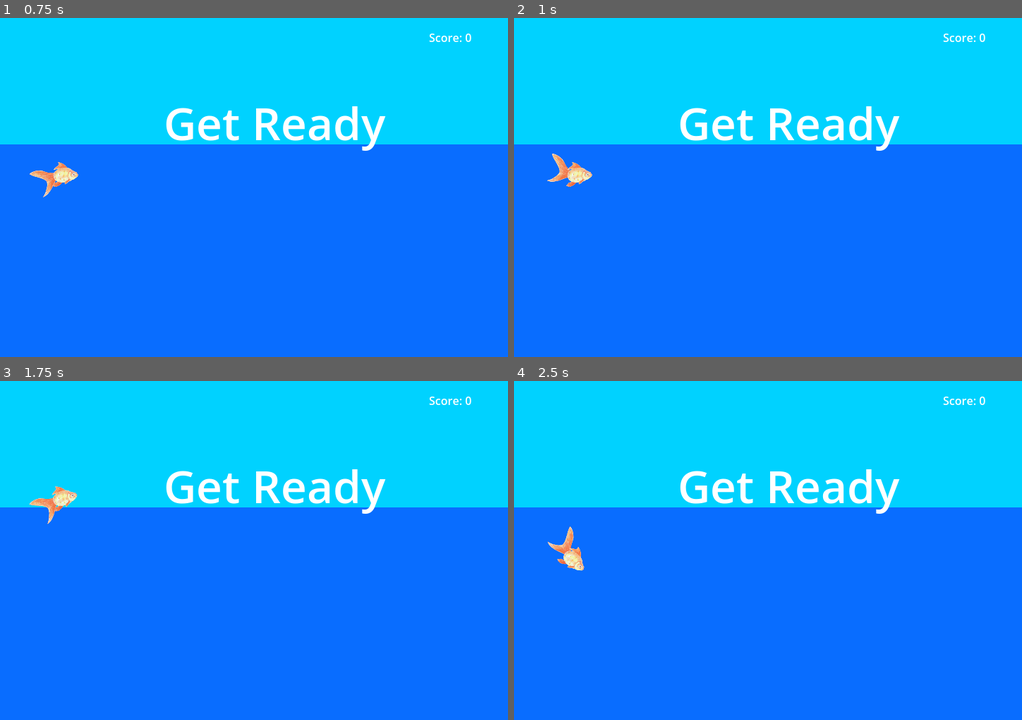
Above: before the commit, frames 1-4 (two rows, left to right).
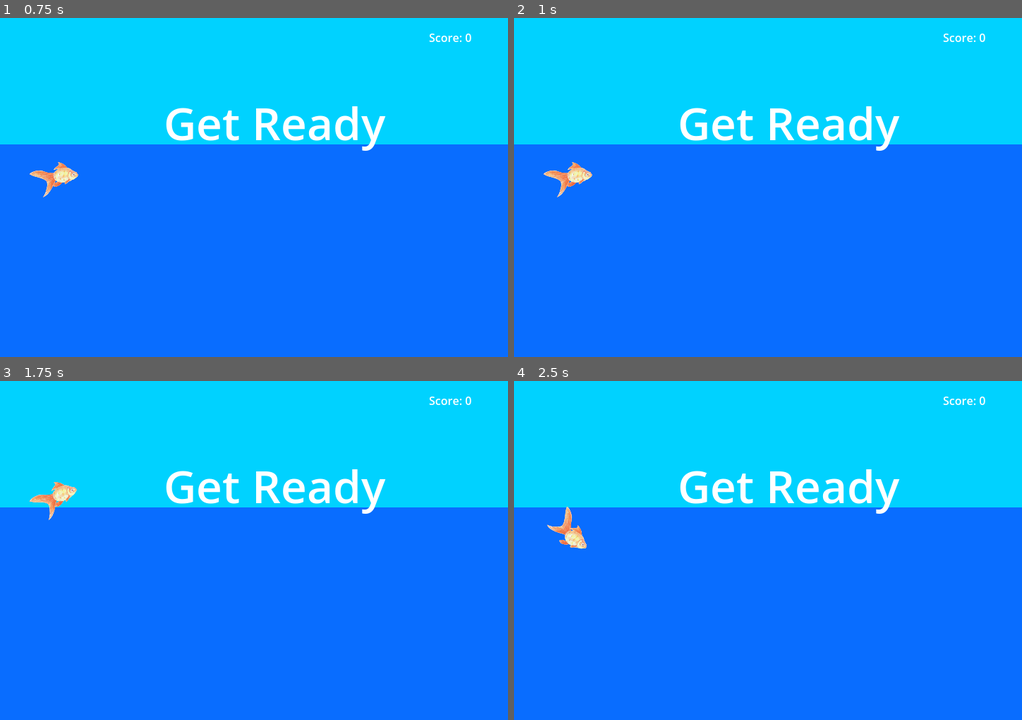
Above: after the commit, the same moments.

Repository: Aveli-games/splashy-fish
Game: Godot game, scene res://main.tscn
The game is run twice, just before and just after one commit, with the same random seed, the same clock (stepped at 60 frames per second) and the same inputs. Sound files missing from this copy of the repository are replaced by a short silence.
Inputs:
- Up to frame 1 (0.75 s): click "Start" at 0.5 s
- Up to frame 2 (1 s): no input
- Up to frame 3 (1.75 s): hold W (swim_up) from 1.28 s (still down)
- Up to frame 4 (2.5 s): release W (swim_up) at 2.03 s; hold S (swim_down) from 2.03 s (still down)

Frame 1 is identical in both runs. In frame 2, 0.2% of the frame differs, in the area x 5-12%, y 40-53%; in frame 3, 0.4%; in frame 4, 0.7%, in the area x 6-15%, y 36-57%.

Commit message:
Create CollisionPolygon2D for player character

Diff:
--- a/player.gd
+++ b/player.gd
@@ -75,13 +75,13 @@
 func _on_body_entered(body):
 	hide() # Disappear after being hit
 	hit.emit()
-	$CollisionShape2D.set_deferred("disabled", true)
+	$Hitbox.set_deferred("disabled", true)
 
 func start(pos):
 	position = pos
 	speed = 0
 	show()
-	$CollisionShape2D.disabled = false
+	$Hitbox.disabled = false
 
 func _on_area_entered(area):
 	if (area.name == 'Air'):
--- a/player.tscn
+++ b/player.tscn
@@ -41,10 +41,6 @@
 "speed": 3.0
 }]
 
-[sub_resource type="CapsuleShape2D" id="CapsuleShape2D_kfeb8"]
-radius = 24.0
-height = 62.6667
-
 [node name="Player" type="Area2D"]
 position = Vector2(66, 60)
 scale = Vector2(0.75, 0.75)
@@ -53,12 +49,12 @@
 [node name="AnimatedSprite2D" type="AnimatedSprite2D" parent="."]
 scale = Vector2(0.362903, 0.386364)
 sprite_frames = SubResource("SpriteFrames_4ma7g")
-animation = &"swim_up"
-frame_progress = 0.965169
+animation = &"swim_neutral"
+frame = 1
+frame_progress = 0.952769
 
-[node name="CollisionShape2D" type="CollisionShape2D" parent="."]
-position = Vector2(32, -2.66667)
-rotation = 1.5708
-shape = SubResource("CapsuleShape2D_kfeb8")
+[node name="Hitbox" type="CollisionPolygon2D" parent="."]
+scale = Vector2(0.362903, 0.386364)
+polygon = PackedVector2Array(40.4148, 6.90196, 62.4593, 27.6078, 77.1556, 31.0588, 99.2, 31.0588, 117.57, 31.0588, 132.267, 24.1568, 139.615, 20.7059, 146.963, 17.2549, 154.311, 13.8039, 161.659, 6.90196, 169.008, 0, 172.682, -3.45097, 172.682, -10.3529, 169.008, -13.8039, 157.985, -20.7059, 150.637, -24.1568, 139.615, -31.0588, 135.941, -34.5098, 124.919, -41.4117, 106.548, -41.4117, 88.1778, -41.4117, 77.1556, -37.9607, 62.4593, -31.0588, 44.0889, -17.2549, 3.67407, -17.2549, -11.0222, 0, 3.67407, 20.7059)
 
 [connection signal="body_entered" from="." to="." method="_on_body_entered"]
Not shown: 1 places in player.tscn that only renumber resources
